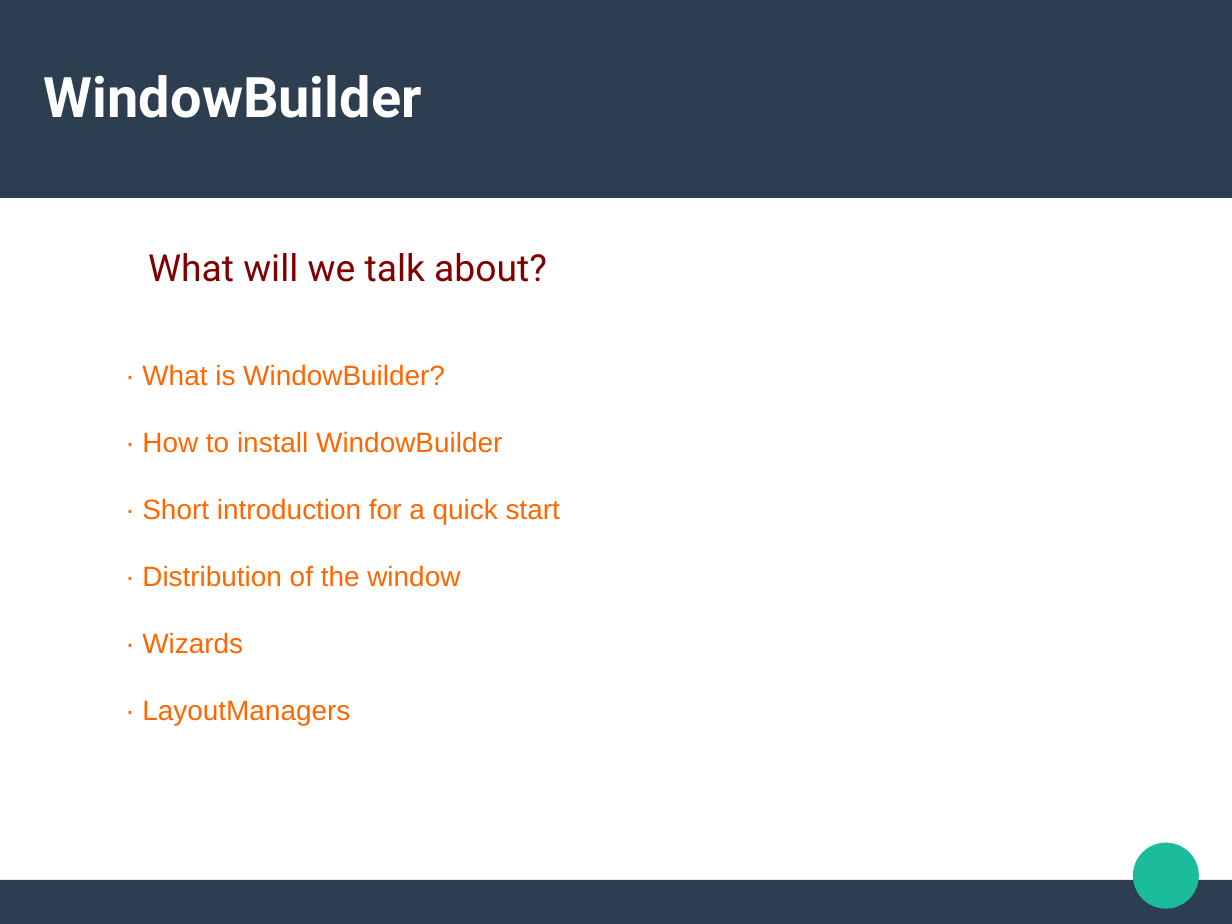
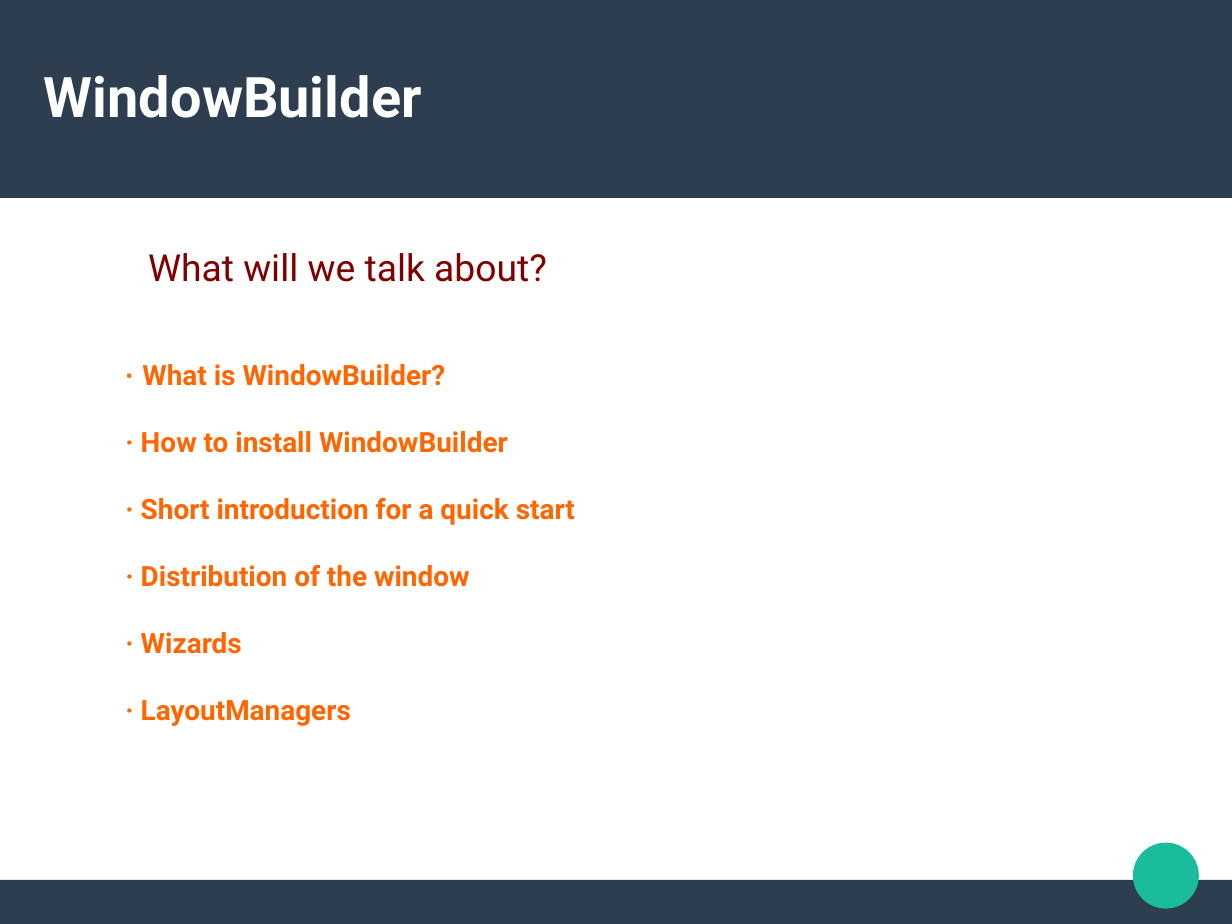
Before and after one commit to alu0100881677/PAI-WindowBuilder, a slide deck: slide 2 of Presentacion.odp. Drawn at 1232x924 pixels with LibreOffice and Linux fonts; fonts in the diff are those of the drawing. Boxes give left, top, right and bottom in pixels: in the first picture for what was removed or moved away, otherwise in the second. Text is boxed around its words. In the diff, an @@ line names an element or a change of style, - is before the commit and + after.

```diff
--- a/Presentacion.odp
+++ b/Presentacion.odp
@@ text "· What is WindowBuilder?" at <box>141,364,575,726</box>: font Arial to Roboto, bold on @@
```
Also in this commit, not shown: 4 other slides changed, 2 other files.
